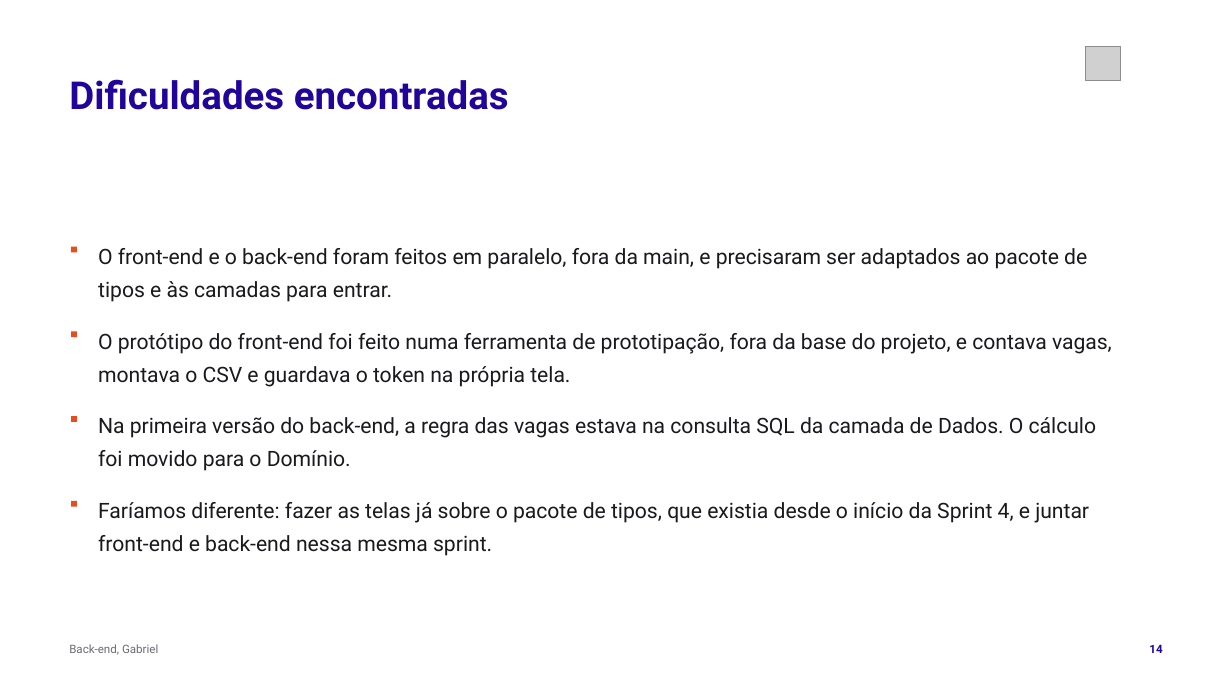
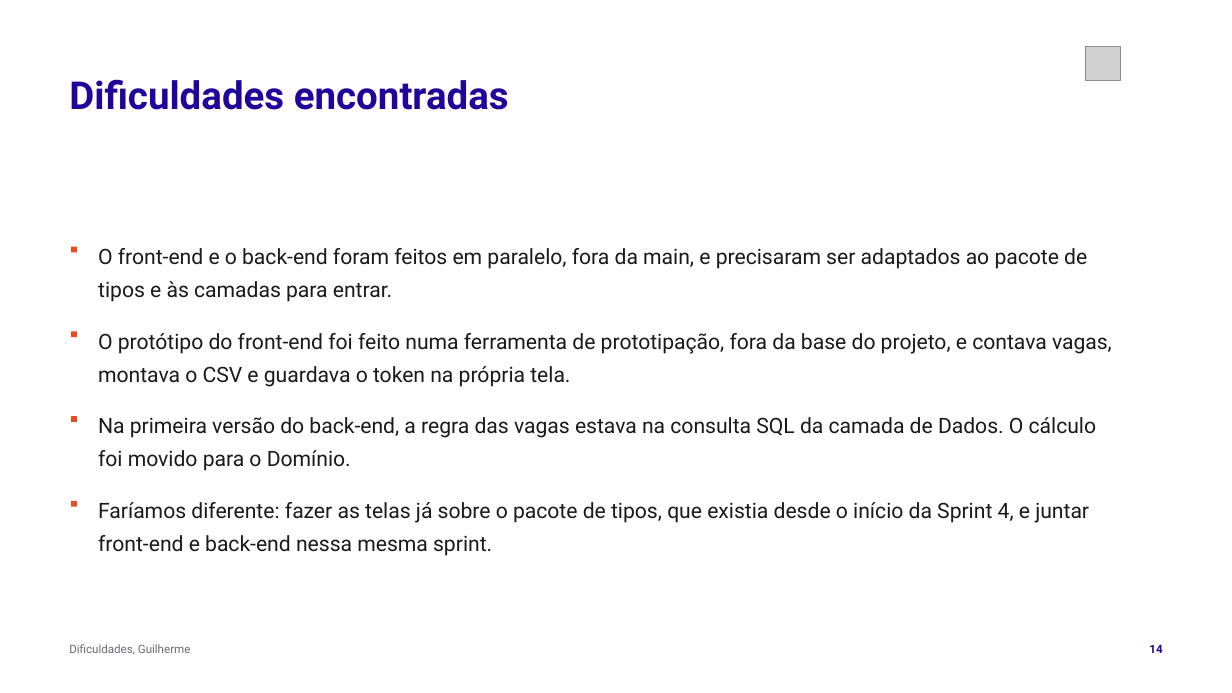
Before and after one commit to tcpassos/invite-app, a slide deck: slide 14 of trabalhos/T3-Apresentacao-Intermediaria.pptx. Drawn at 1232x693 pixels with LibreOffice and Linux fonts; fonts in the diff are those of the drawing; grey boxes stand for pictures. Boxes give left, top, right and bottom in pixels: in the first picture for what was removed or moved away, otherwise in the second. Text is boxed around its words. In the diff, an @@ line names an element or a change of style, - is before the commit and + after.

```diff
--- a/trabalhos/T3-Apresentacao-Intermediaria.pptx
+++ b/trabalhos/T3-Apresentacao-Intermediaria.pptx
@@ text at [69,644,191,655]: text changed @@
-Back-end, Gabriel
+Dificuldades, Guilherme
```
Also in this commit, not shown: 10 other slides changed, 1 slide removed, 3 other files.
